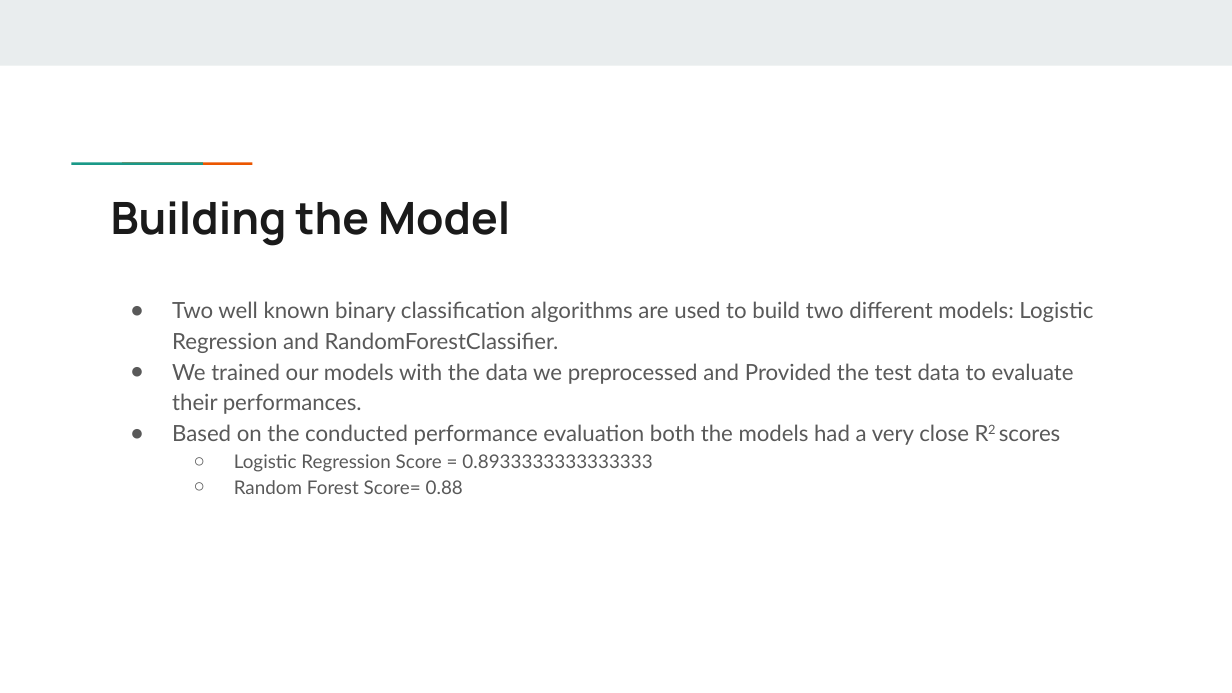
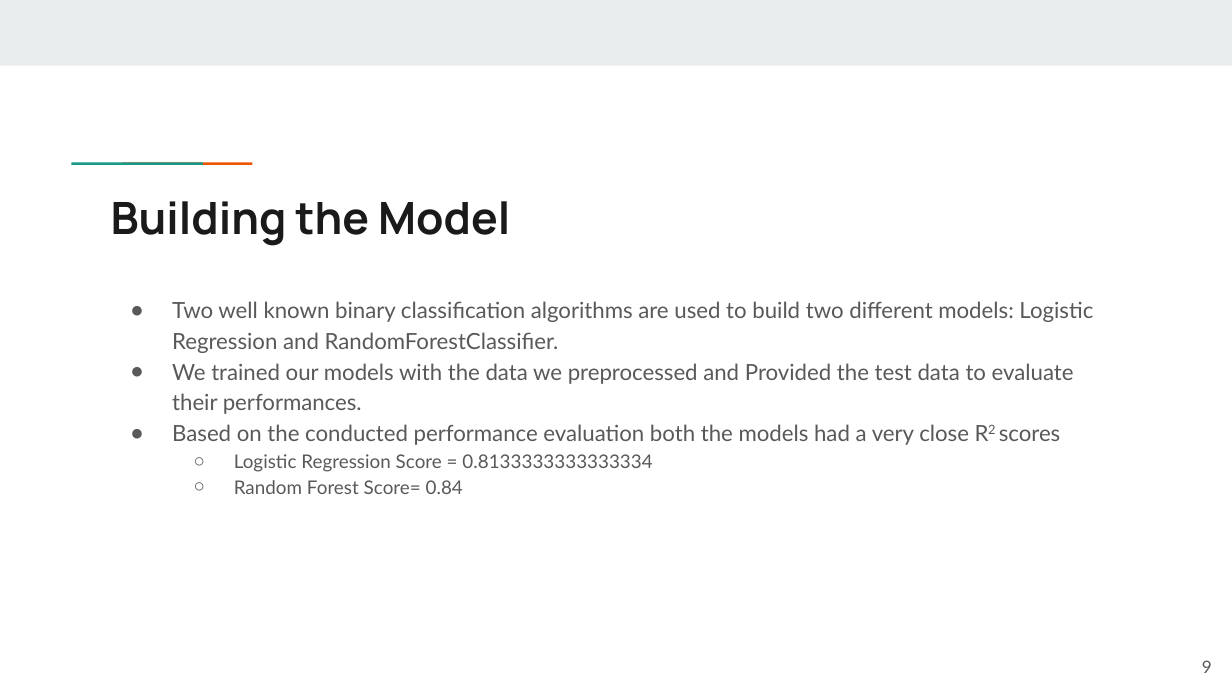
Before and after one commit to aaabduali/Heart-Disease-Prediction, a slide deck: slide 9 of Supervised Machine Learning Approach to Heart Disease Detection.pptx. Drawn at 1232x693 pixels with LibreOffice and Linux fonts; fonts in the diff are those of the drawing. Boxes give left, top, right and bottom in pixels: in the first picture for what was removed or moved away, otherwise in the second. Text is boxed around its words. In the diff, an @@ line names an element or a change of style, - is before the commit and + after.

```diff
--- a/Supervised Machine Learning Approach to Heart Disease Detection.pptx
+++ b/Supervised Machine Learning Approach to Heart Disease Detection.pptx
@@ text at (x1=234, y1=454, x2=652, y2=494): text changed @@
-  ○ Logistic Regression Score = 0.8933333333333333
-  ○ Random Forest Score= 0.88
+  ○ Logistic Regression Score = 0.8133333333333334
+  ○ Random Forest Score= 0.84
@@ page number added at (x1=1202, y1=660, x2=1212, y2=673), 10 pt, text #595959 @@
+9
```
Also in this commit, not shown: 9 other slides changed.
